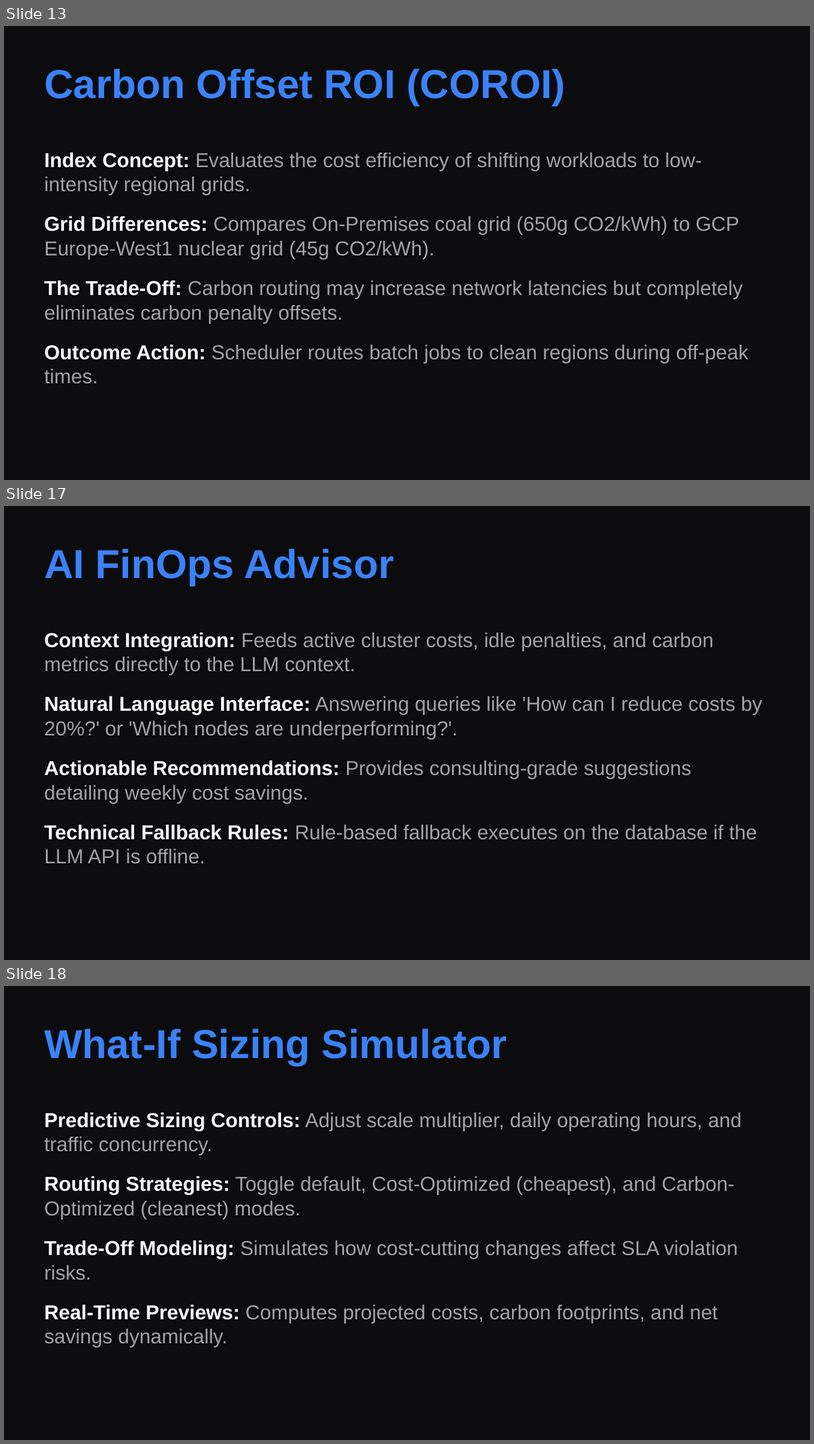
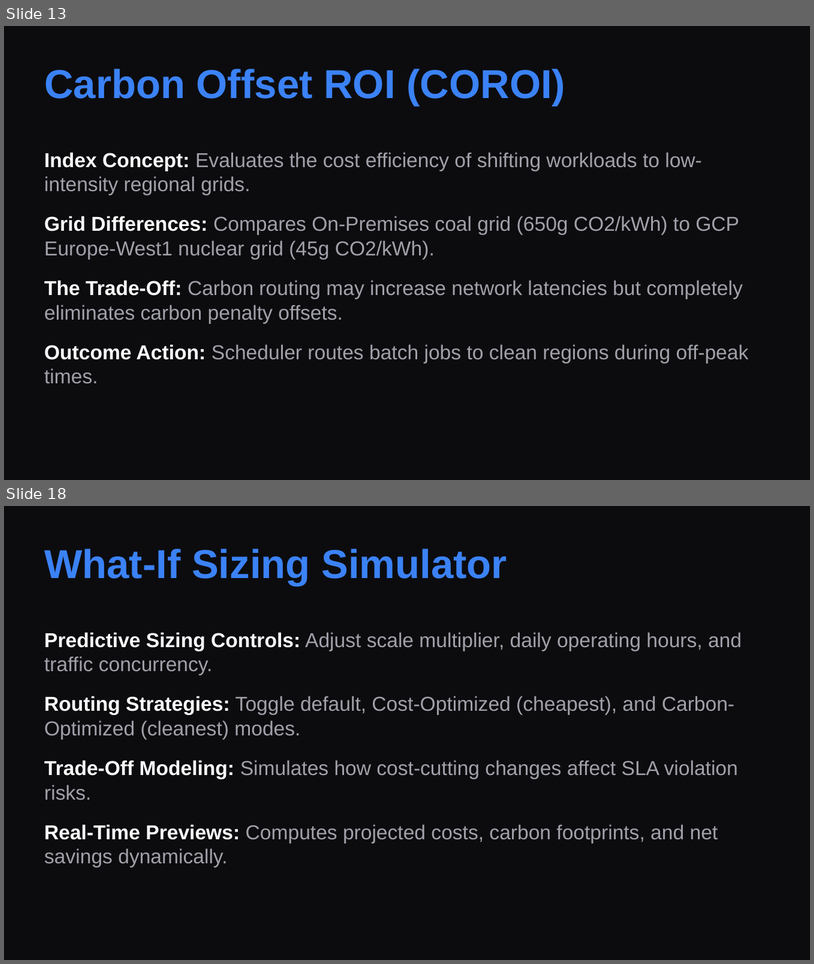
Before and after one commit to Srikanthbanoth7533/aether-gpu-finops, a slide deck: aetherfin_presentation.pptx. Shown one above the other, each under a label of ours: slides 13, 17 and 18 before the commit, slides 13 and 18 after it; the slides between them are not shown. The pictures are 814x1444 and 814x964 pixels, drawn with LibreOffice and Linux fonts; fonts in the diff are those of the drawing. Boxes give left, top, right and bottom in pixels: in the first picture for what was removed or moved away, otherwise in the second. Text is boxed around its words. In the diff, an @@ line names an element or a change of style, - is before the commit and + after.

Commit message:
Embed screenshots directly in PowerPoint slide layouts and update PDF build

```diff
--- a/aetherfin_presentation.pptx
+++ b/aetherfin_presentation.pptx
@@ slide 17 removed at [4,506,810,960], background #0C0C0F @@
@@ text removed at [44,549,394,586] @@
-AI FinOps Advisor
@@ text removed at [44,632,762,864] @@
-Context Integration: Feeds active cluster costs, idle penalties, and carbon metrics directly to the LLM context.
-Natural Language Interface: Answering queries like 'How can I reduce costs by 20%?' or 'Which nodes are underperforming?'.
-Actionable Recommendations: Provides consulting-grade suggestions detailing weekly cost savings.
-Technical Fallback Rules: Rule-based fallback executes on the database if the LLM API is offline.
```
Also in this commit, not shown: 5 slides changed, 2 slides added, 1 other slide removed, 3 other files.
